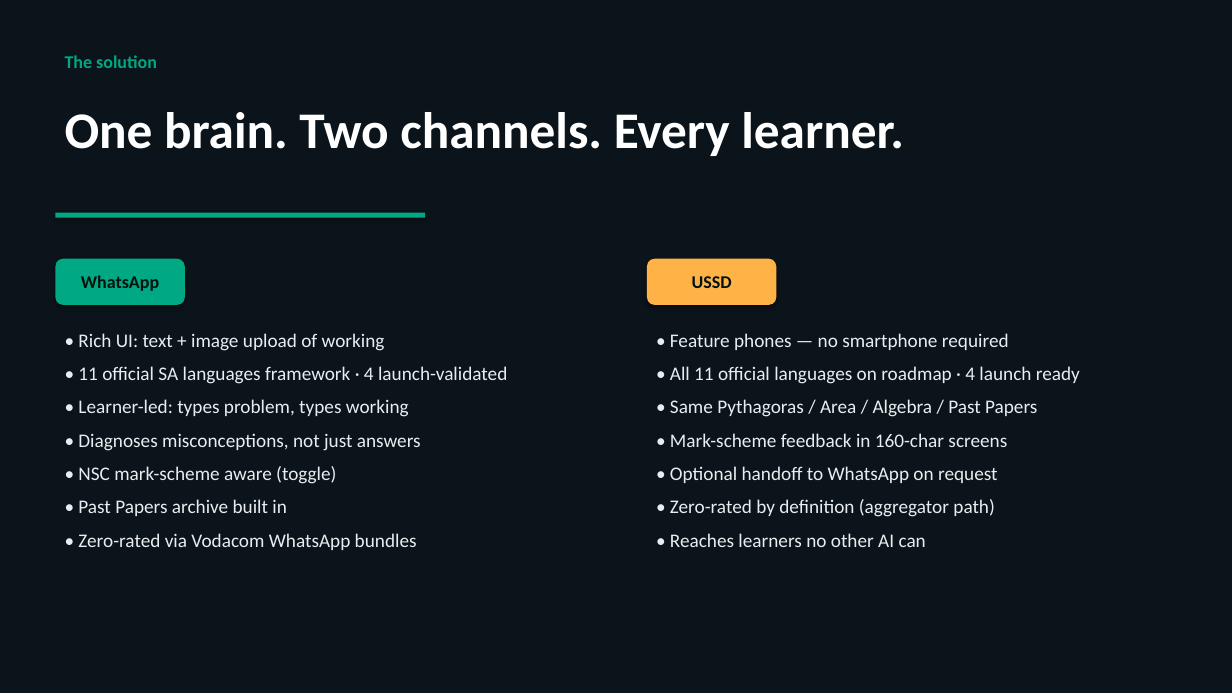
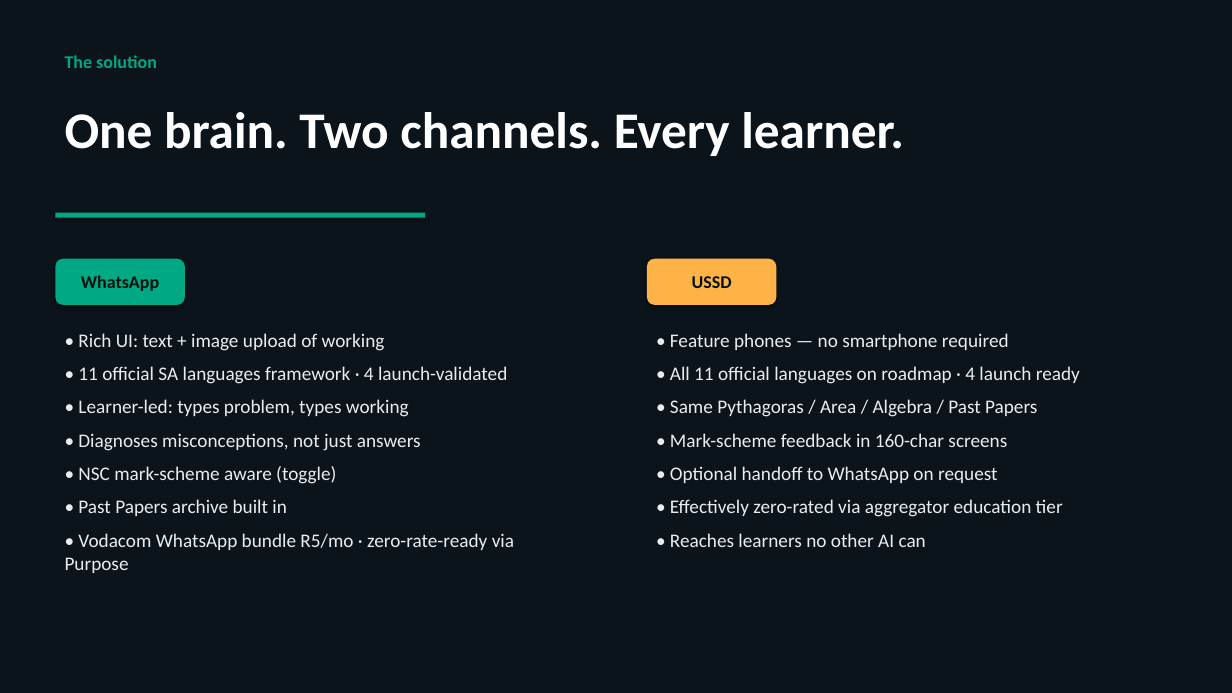
Before and after one commit to snerantie/Dell-Prototype---AI-Integration, a slide deck: slide 4 of pitch/AI_Tutor_Pitch.pptx. Drawn at 1232x693 pixels with LibreOffice and Linux fonts; fonts in the diff are those of the drawing. Boxes give left, top, right and bottom in pixels: in the first picture for what was removed or moved away, otherwise in the second. Text is boxed around its words. In the diff, an @@ line names an element or a change of style, - is before the commit and + after.

Commit message:
feat(pitch): add Economics, Model Stack, Cybersecurity, Integration, Vodacom Wins slides + soften Zero-rated wording

```diff
--- a/pitch/AI_Tutor_Pitch.pptx
+++ b/pitch/AI_Tutor_Pitch.pptx
@@ text at (670, 499, 1063, 517): text changed @@
-• Zero-rated by definition (aggregator path)
+• Effectively zero-rated via aggregator education tier
@@ text at (65, 533, 514, 573): text changed @@
-• Zero-rated via Vodacom WhatsApp bundles
+• Vodacom WhatsApp bundle R5/mo · zero-rate-ready via Purpose
```
Also in this commit, not shown: 3 other slides changed, 5 slides added, 1 other file.
